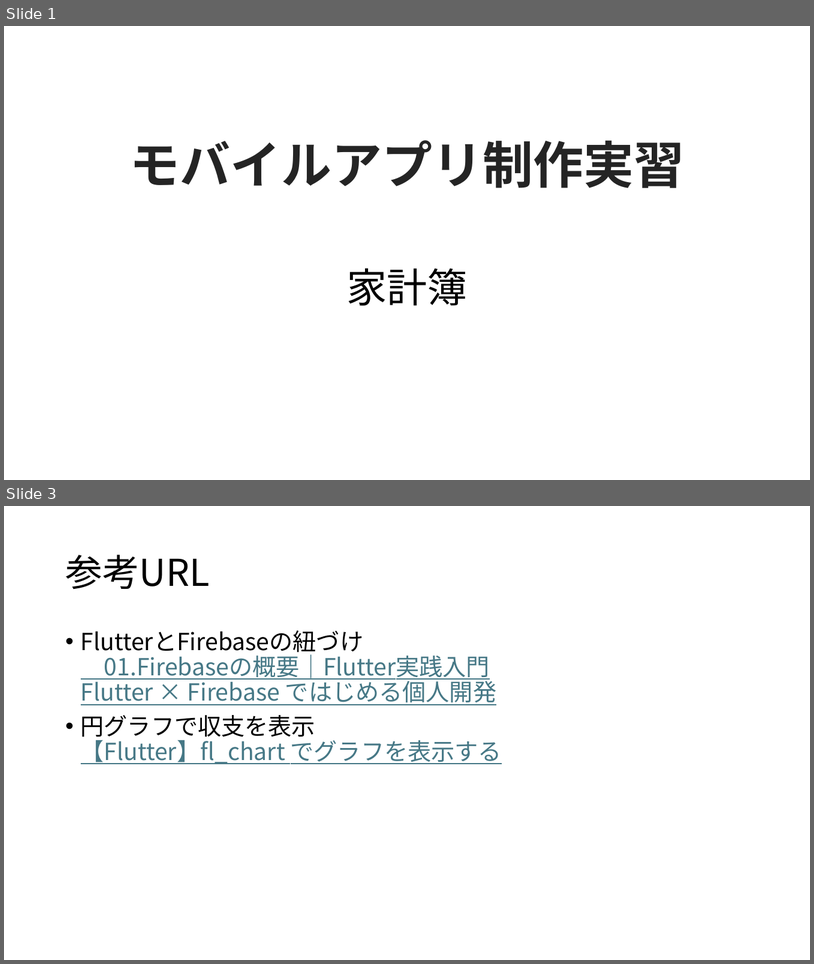
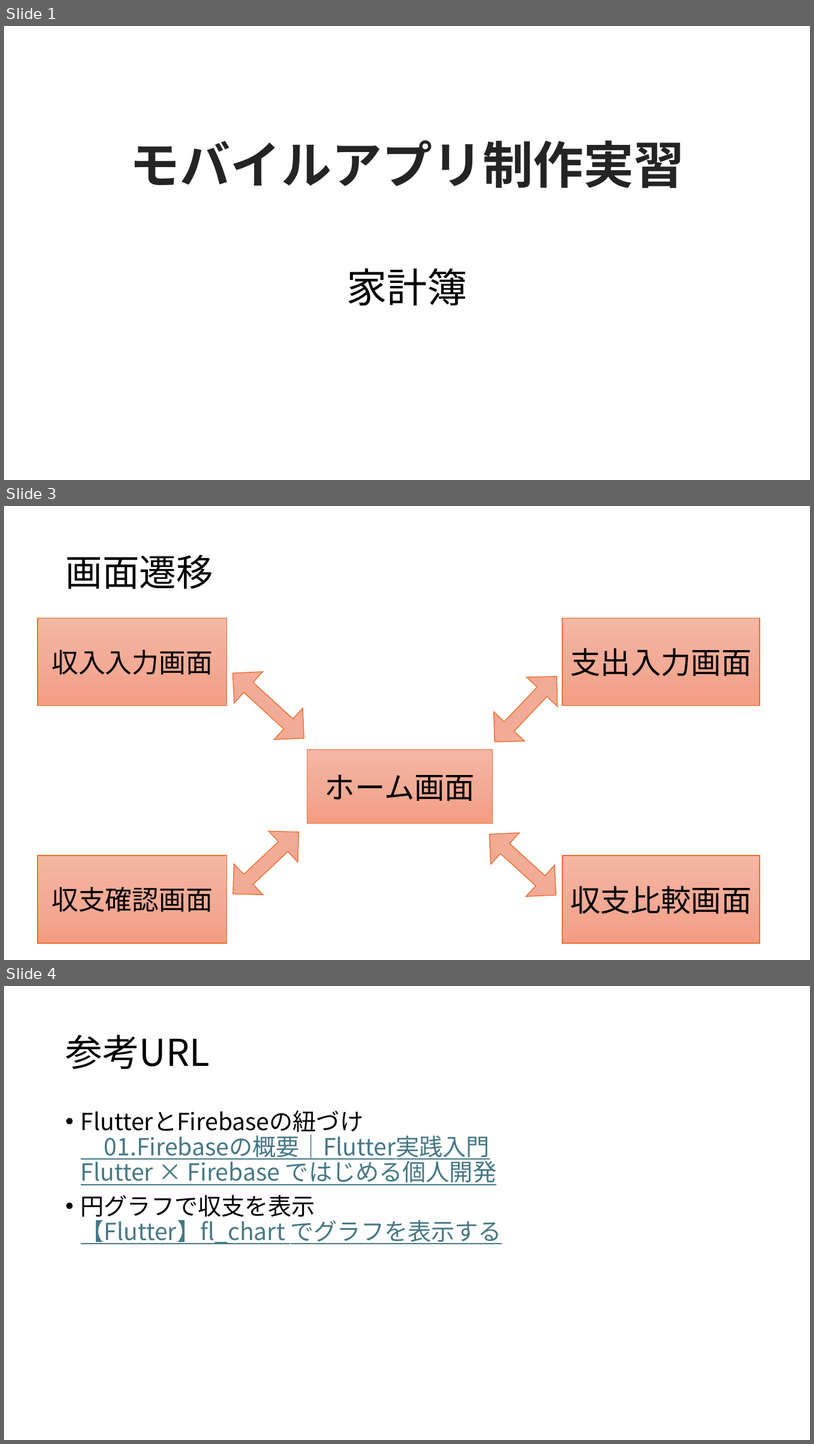
Before and after one commit to iwasitamasayosi/flutter_application_1, a slide deck: 家計簿_岩下暢秀.pptx. Shown one above the other, each under a label of ours: slides 1 and 3 before the commit, slides 1, 3 and 4 after it; the slides between them are not shown. The pictures are 814x964 and 814x1444 pixels, drawn with LibreOffice and Linux fonts; fonts in the diff are those of the drawing. Boxes give left, top, right and bottom in pixels: in the first picture for what was removed or moved away, otherwise in the second. Text is boxed around its words. In the diff, an @@ line names an element or a change of style, - is before the commit and + after.

Commit message:
画面遷移の説明スライドの追加

```diff
--- a/家計簿_岩下暢秀.pptx
+++ b/家計簿_岩下暢秀.pptx
@@ slide 3 added at <box>4,506,810,960</box>, background #FFFFFF @@
@@ title added at <box>65,555,213,589</box>, 44 pt, text #000000 @@
+画面遷移
@@ rectangle added at <box>37,618,227,706</box>, fill gradient #F5B8A5 to #F2AB96 to #F59E82, outline #E97132 1 pt, 32 pt, text #000000 @@
+収入入力画面
@@ rectangle added at <box>563,618,760,706</box>, fill gradient #F5B8A5 to #F2AB96 to #F59E82, outline #E97132 1 pt, 36 pt, text #000000 @@
+支出入力画面
@@ left right arrow added at <box>219,657,319,754</box>, fill gradient #F5B8A5 to #F2AB96 to #F59E82, outline #E97132 1 pt @@
@@ left right arrow added at <box>479,662,572,757</box>, fill gradient #F5B8A5 to #F2AB96 to #F59E82, outline #E97132 1 pt @@
@@ rectangle added at <box>308,750,493,823</box>, fill gradient #F5B8A5 to #F2AB96 to #F59E82, outline #E97132 1 pt, 36 pt, text #000000 @@
+ホーム画面
@@ left right arrow added at <box>219,817,314,909</box>, fill gradient #F5B8A5 to #F2AB96 to #F59E82, outline #E97132 1 pt @@
@@ left right arrow added at <box>475,818,570,910</box>, fill gradient #F5B8A5 to #F2AB96 to #F59E82, outline #E97132 1 pt @@
@@ rectangle added at <box>37,855,227,943</box>, fill gradient #F5B8A5 to #F2AB96 to #F59E82, outline #E97132 1 pt, 32 pt, text #000000 @@
+収支確認画面
@@ rectangle added at <box>563,855,760,943</box>, fill gradient #F5B8A5 to #F2AB96 to #F59E82, outline #E97132 1 pt, 36 pt, text #000000 @@
+収支比較画面
@@ what was slide 3 is now slide 4 @@
```
Also in this commit, not shown: 1 slide changed.
